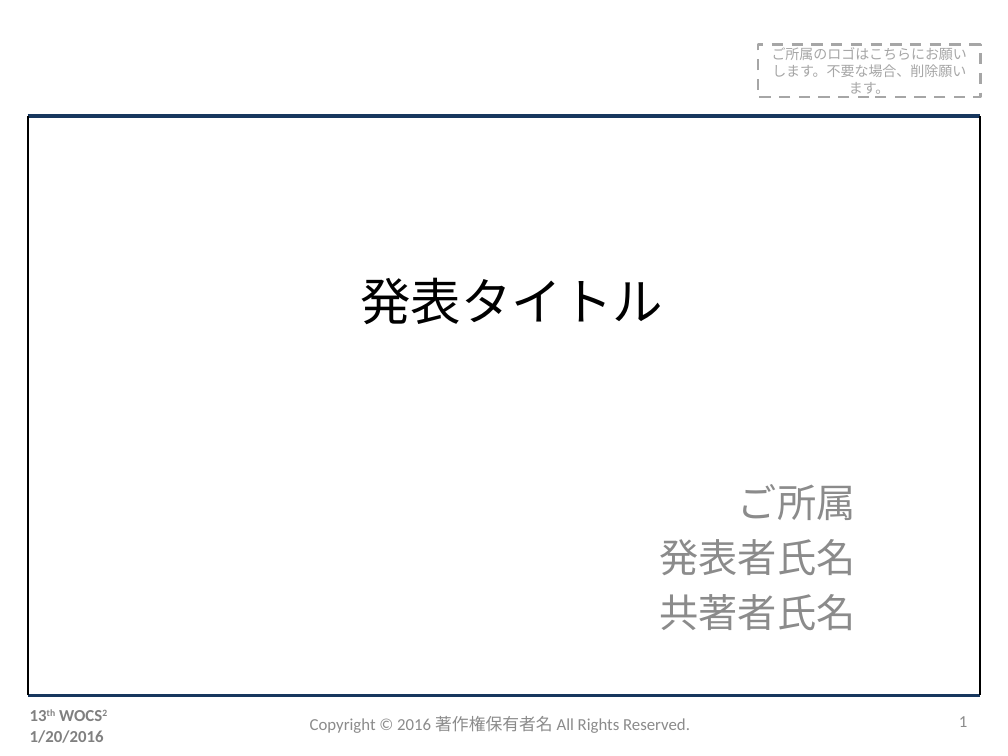
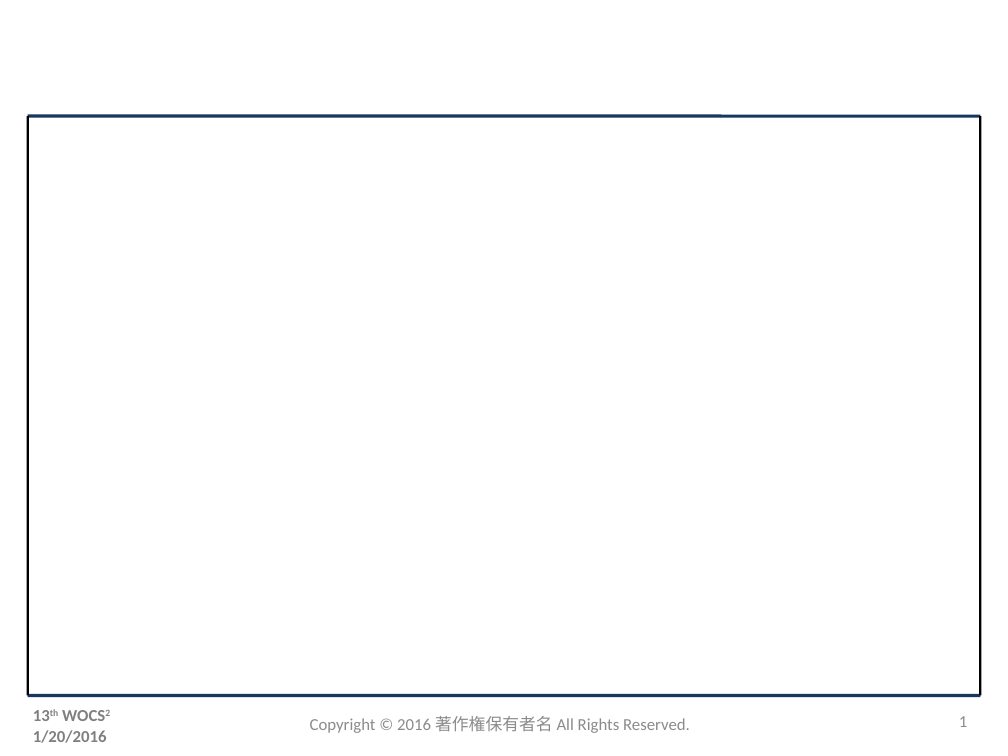
Before and after one commit to master-q/masterq-docs, a slide deck: slide 1 of presentations/20160120_13th_WOCS2/13thwocs_発表資料テンプレート.pptx. Drawn at 1008x756 pixels with LibreOffice and Linux fonts; fonts in the diff are those of the drawing; background and template pictures are left out. Boxes give left, top, right and bottom in pixels: in the first picture for what was removed or moved away, otherwise in the second. Text is boxed around its words. In the diff, an @@ line names an element or a change of style, - is before the commit and + after.

```diff
--- a/presentations/20160120_13th_WOCS2/13thwocs_発表資料テンプレート.pptx
+++ b/presentations/20160120_13th_WOCS2/13thwocs_発表資料テンプレート.pptx
@@ rectangle removed at (758, 44, 980, 97) @@
-ご所属のロゴはこちらにお願いします。不要な場合、削除願います。
@@ title removed at (360, 277, 662, 324) @@
-発表タイトル
@@ subtitle removed at (660, 484, 856, 630) @@
-ご所属
-発表者氏名
-共著者氏名
@@ text "Copyright © 2016 著作権保有者名 All ..." at (310, 716, 690, 733): text colour #8C8C8C to #8B8B8B @@
```
Also in this commit, not shown: 1 other slide changed, 3 other files.
